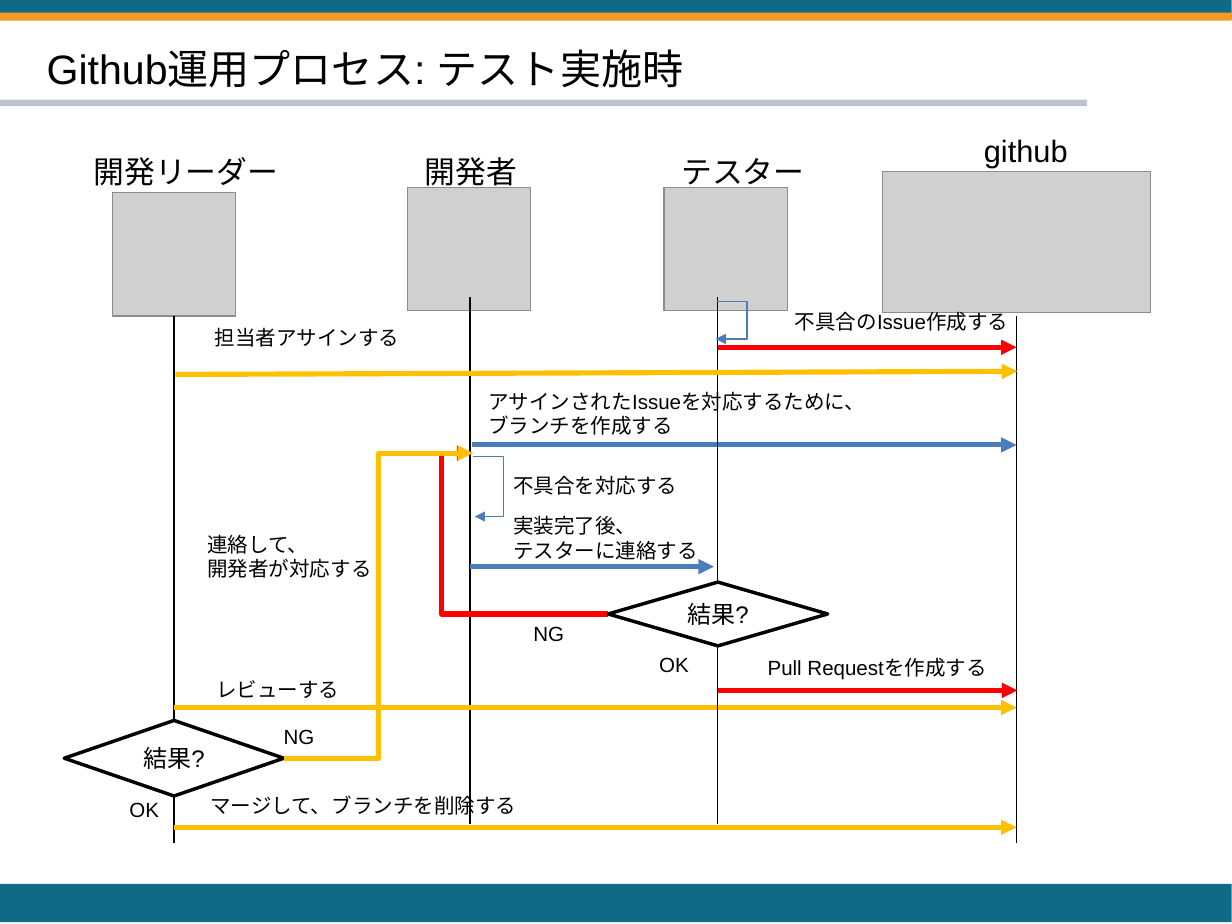
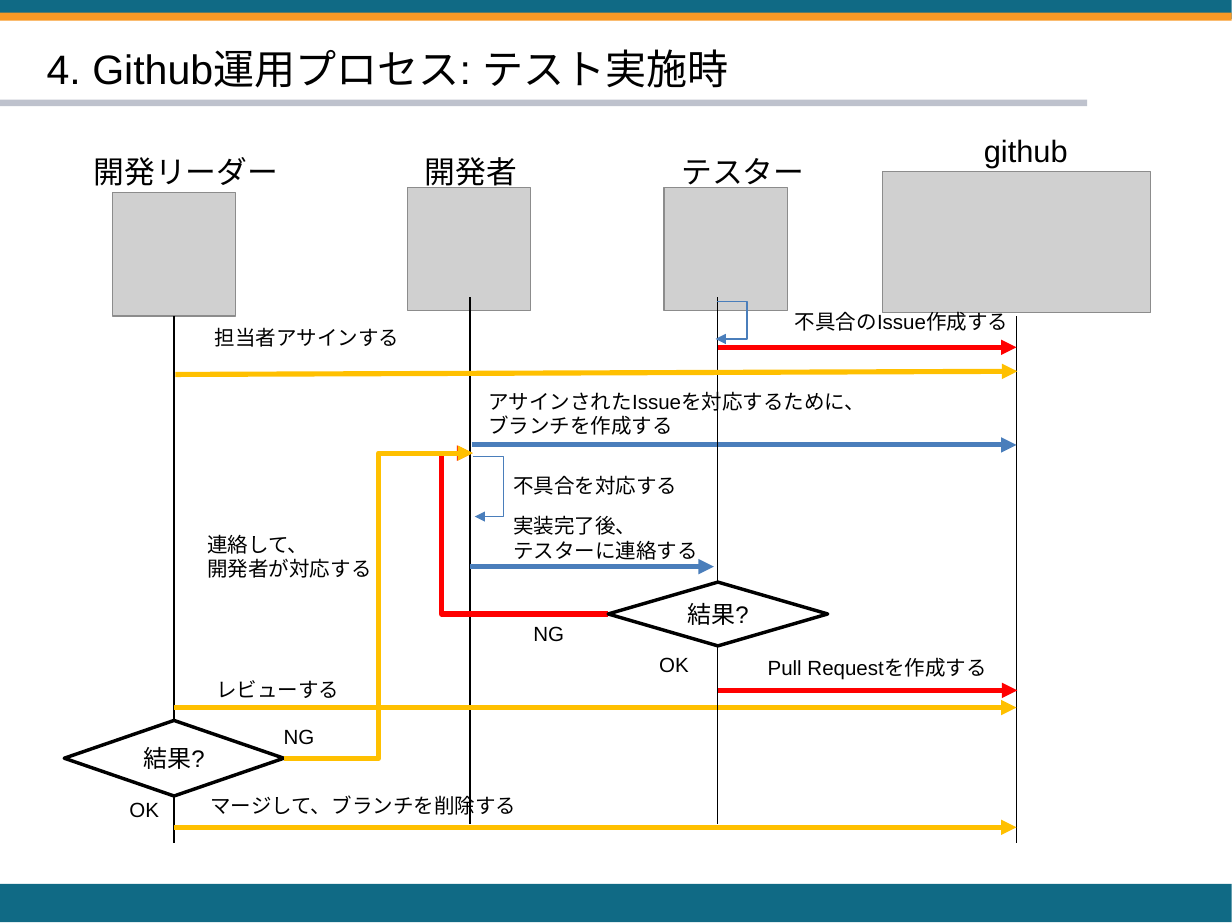
Before and after one commit to HACHIX-CORPORATION/CodingRules, a slide deck: slide 5 of ソフトウェア構成管理/Github運用ルール.pptx. Drawn at 1232x924 pixels with LibreOffice and Linux fonts; fonts in the diff are those of the drawing; grey boxes stand for pictures. Boxes give left, top, right and bottom in pixels: in the first picture for what was removed or moved away, otherwise in the second. Text is boxed around its words. In the diff, an @@ line names an element or a change of style, - is before the commit and + after.

```diff
--- a/ソフトウェア構成管理/Github運用ルール.pptx
+++ b/ソフトウェア構成管理/Github運用ルール.pptx
@@ text at (47,49,729,88): text changed @@
-Github運用プロセス: テスト実施時
+4. Github運用プロセス: テスト実施時
```
Also in this commit, not shown: 1 other slide changed, 1 slide added, 1 other file.
